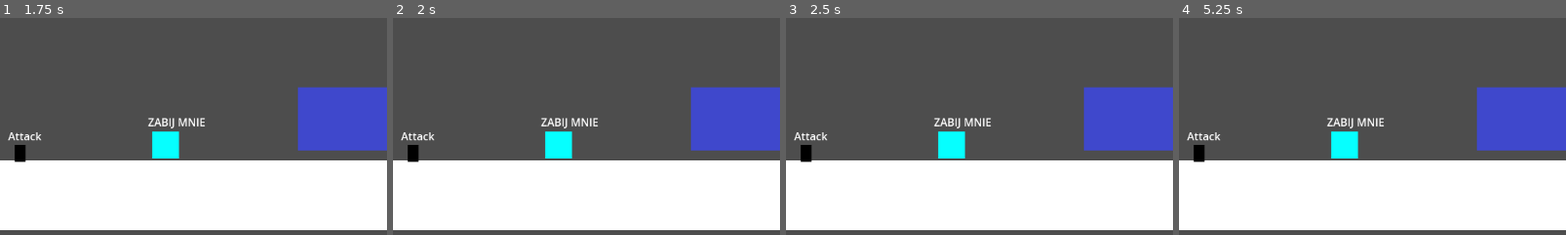
Above: before the commit, frames 1-4 (left to right).
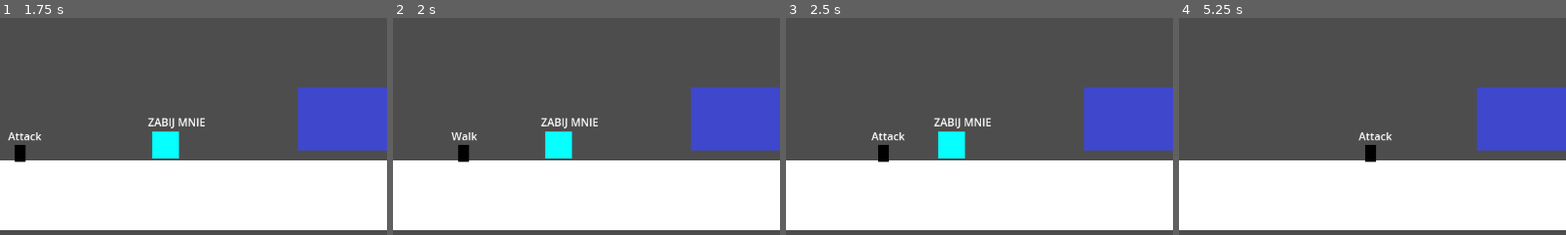
Above: after the commit, the same moments.

Repository: JohnnyArachnid/GameJam2024
Game: Godot game, scene res://nodes/main/main.tscn
Same seed, same stepped clock (60 frames per second), same inputs: the game is played once before the commit and once after it.
Inputs (mouse positions are % of the whole screen's width and height, from its top left):
- Up to frame 1 (1.75 s): click "START GAME" at 0.5 s; move the mouse to (72, 45) at 1.27 s; press the mouse at (72, 45) at 1.28 s; hold D (move_right) from 1.28 s (still down); tap Space (jump) at 1.52 s
- Up to frame 2 (2 s): keep holding D (move_right)
- Up to frame 3 (2.5 s): keep holding D (move_right); move the mouse to (30, 55) at 2.02 s; release the mouse at (30, 55) at 2.03 s; click (30, 55) at 2.1 s; tap Space (jump) at 2.27 s
- Up to frame 4 (5.25 s): move the mouse to (60, 28) at 2.77 s; release D (move_right) at 2.78 s; press the mouse at (60, 28) at 2.78 s; hold A (move_left) 2.78-3.53 s; move the mouse to (45, 70) at 3.52 s; release the mouse at (45, 70) at 3.53 s; hold D (move_right) 3.53-5.03 s; click (45, 70) at 3.6 s; tap Space (jump) at 3.77, 4.52 s; move the mouse to (80, 65) at 4.27 s; press the mouse at (80, 65) at 4.28 s; move the mouse to (20, 35) at 5.02 s; release the mouse at (20, 35) at 5.03 s; hold A (move_left) from 5.03 s (still down); click (20, 35) at 5.1 s
The pictures show only the part of the screen within x 28-78%, y 50-100%; the shares and areas given below are measured in that part.

Frame 1 is identical in both runs. In frame 2, 0.8% of the frame differs, in the area x 2-22%, y 52-67%; in frame 3, 0.8%; in frame 4, 2.1%, in the area x 2-55%, y 45-67%.

Commit message:
fdsg

Diff:
--- a/nodes/game/enemy/enemy.tscn
+++ b/nodes/game/enemy/enemy.tscn
@@ -18,9 +18,6 @@
 
 [sub_resource type="RectangleShape2D" id="RectangleShape2D_c1o33"]
 size = Vector2(171, 46)
-
-[sub_resource type="Animation" id="Animation_0mnuj"]
-resource_name = "Walk"
 
 [sub_resource type="Animation" id="Animation_cg20u"]
 resource_name = "Air"
@@ -45,6 +42,9 @@
 "method": &"dead"
 }]
 }
+
+[sub_resource type="Animation" id="Animation_0mnuj"]
+resource_name = "Walk"
 
 [sub_resource type="AnimationLibrary" id="AnimationLibrary_sbs8f"]
 _data = {
--- a/nodes/game/game.tscn
+++ b/nodes/game/game.tscn
@@ -3,7 +3,6 @@
 [ext_resource type="Script" path="res://nodes/game/game.gd" id="1_fiell"]
 [ext_resource type="PackedScene" uid="uid://cn4xvx1eaogcf" path="res://nodes/game/lvl/lvl.tscn" id="2_72e12"]
 [ext_resource type="PackedScene" uid="uid://5fw75hfjyana" path="res://nodes/game/player/player.tscn" id="3_syob8"]
-
 [ext_resource type="PackedScene" uid="uid://bt8luy8cx0ok" path="res://nodes/elements/blackHole/black_hole.tscn" id="4_gwnpj"]
 
 [node name="Game" type="Node2D"]
--- a/nodes/game/player/player.tscn
+++ b/nodes/game/player/player.tscn
@@ -18,9 +18,51 @@
 
 [sub_resource type="Animation" id="Animation_q5irx"]
 resource_name = "Attack"
+length = 0.4
+tracks/0/type = "value"
+tracks/0/imported = false
+tracks/0/enabled = true
+tracks/0/path = NodePath("Flippendo/Weapon:monitoring")
+tracks/0/interp = 1
+tracks/0/loop_wrap = true
+tracks/0/keys = {
+"times": PackedFloat32Array(0, 0.2, 0.4),
+"transitions": PackedFloat32Array(1, 1, 1),
+"update": 1,
+"values": [false, true, false]
+}
+tracks/1/type = "method"
+tracks/1/imported = false
+tracks/1/enabled = true
+tracks/1/path = NodePath("CharacterStateMachine/Attack")
+tracks/1/interp = 1
+tracks/1/loop_wrap = true
+tracks/1/keys = {
+"times": PackedFloat32Array(0.4),
+"transitions": PackedFloat32Array(1),
+"values": [{
+"args": [],
+"method": &"attack_finished"
+}]
+}
 
 [sub_resource type="Animation" id="Animation_uoaq8"]
 resource_name = "Death"
+length = 0.4
+tracks/0/type = "method"
+tracks/0/imported = false
+tracks/0/enabled = true
+tracks/0/path = NodePath("CharacterStateMachine/Death")
+tracks/0/interp = 1
+tracks/0/loop_wrap = true
+tracks/0/keys = {
+"times": PackedFloat32Array(0.4),
+"transitions": PackedFloat32Array(1),
+"values": [{
+"args": [],
+"method": &"dead"
+}]
+}
 
 [sub_resource type="Animation" id="Animation_xqbux"]
 resource_name = "Falling"
@@ -59,54 +101,6 @@
 "transitions": PackedFloat32Array(0.0980731, 1),
 "update": 0,
 "values": [Color(0.835294, 0.619608, 0, 0.160784), Color(0.698039, 0.905882, 0.65098, 1)]
-}
-
-[sub_resource type="Animation" id="Animation_q5irx"]
-resource_name = "Attack"
-length = 0.4
-tracks/0/type = "value"
-tracks/0/imported = false
-tracks/0/enabled = true
-tracks/0/path = NodePath("Flippendo/Weapon:monitoring")
-tracks/0/interp = 1
-tracks/0/loop_wrap = true
-tracks/0/keys = {
-"times": PackedFloat32Array(0, 0.2, 0.4),
-"transitions": PackedFloat32Array(1, 1, 1),
-"update": 1,
-"values": [false, true, false]
-}
-tracks/1/type = "method"
-tracks/1/imported = false
-tracks/1/enabled = true
-tracks/1/path = NodePath("CharacterStateMachine/Attack")
-tracks/1/interp = 1
-tracks/1/loop_wrap = true
-tracks/1/keys = {
-"times": PackedFloat32Array(0.4),
-"transitions": PackedFloat32Array(1),
-"values": [{
-"args": [],
-"method": &"attack_finished"
-}]
-}
-
-[sub_resource type="Animation" id="Animation_uoaq8"]
-resource_name = "Death"
-length = 0.4
-tracks/0/type = "method"
-tracks/0/imported = false
-tracks/0/enabled = true
-tracks/0/path = NodePath("CharacterStateMachine/Death")
-tracks/0/interp = 1
-tracks/0/loop_wrap = true
-tracks/0/keys = {
-"times": PackedFloat32Array(0.4),
-"transitions": PackedFloat32Array(1),
-"values": [{
-"args": [],
-"method": &"dead"
-}]
 }
 
 [sub_resource type="Animation" id="Animation_7pktr"]
@@ -203,7 +197,6 @@
 
 [node name="player" type="CharacterBody2D" node_paths=PackedStringArray("character_state_machine", "to_be_flipped")]
 collision_layer = 2
-
 script = ExtResource("1_ia0x1")
 character_state_machine = NodePath("CharacterStateMachine")
 to_be_flipped = NodePath("Flippendo")
